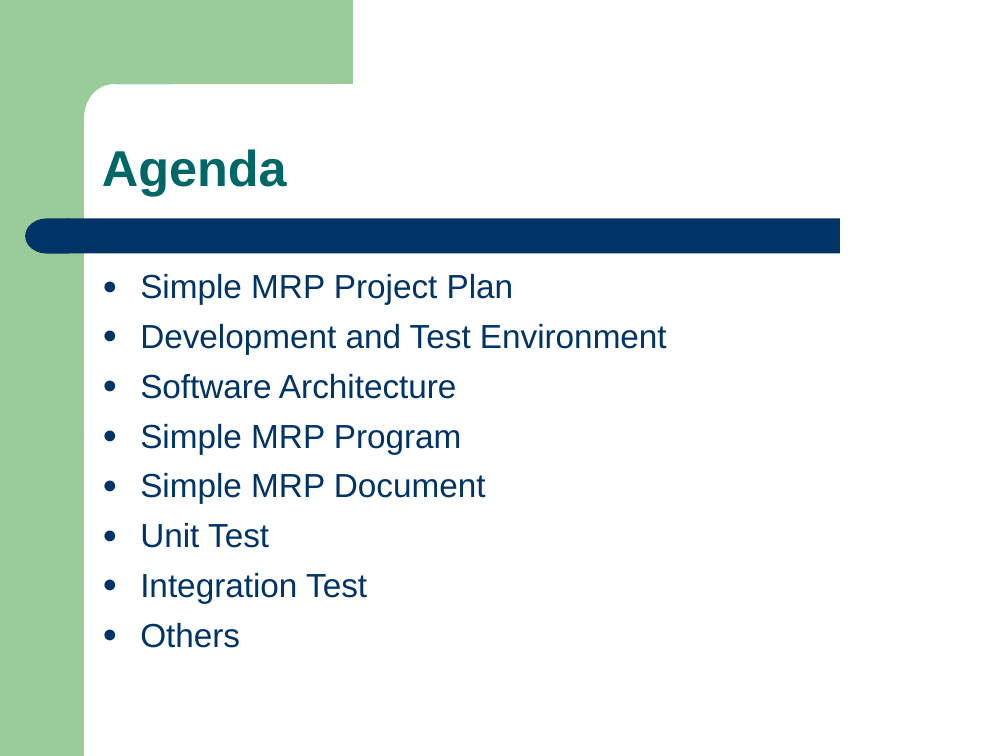
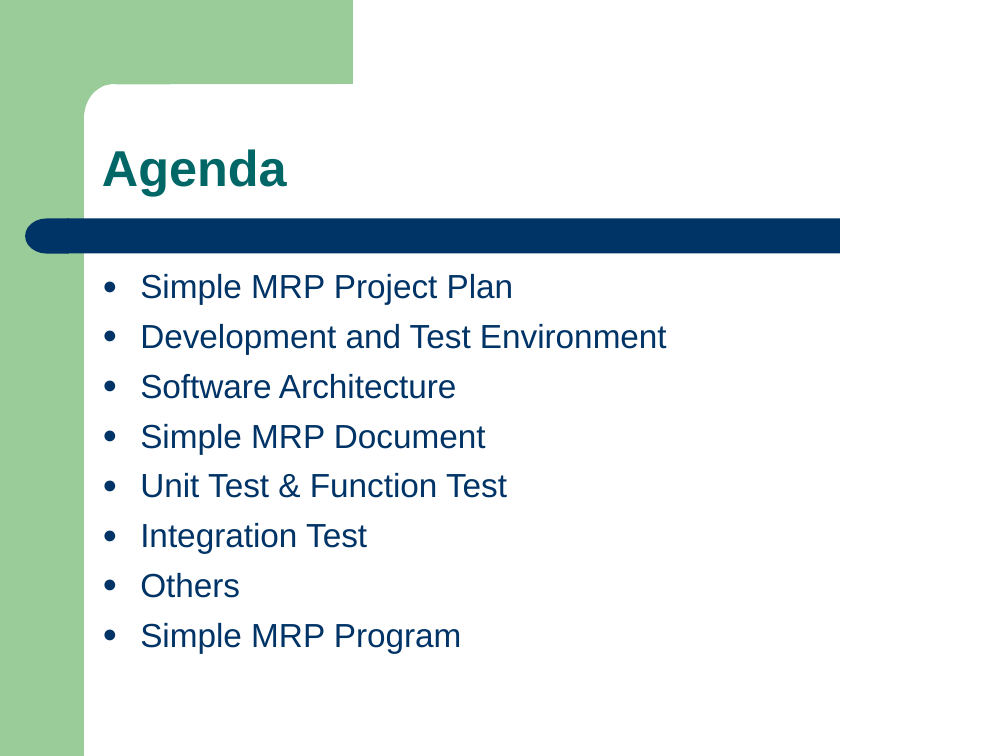
Before and after one commit to eseawind/simple-mrp, a slide deck: slide 3 of simple-mrp-doc/Simple_MRP_Present_V1.3_Final.ppt. Drawn at 1008x756 pixels with LibreOffice and Linux fonts; fonts in the diff are those of the drawing. Boxes give left, top, right and bottom in pixels: in the first picture for what was removed or moved away, otherwise in the second. Text is boxed around its words. In the diff, an @@ line names an element or a change of style, - is before the commit and + after.

```diff
--- a/simple-mrp-doc/Simple_MRP_Present_V1.3_Final.ppt
+++ b/simple-mrp-doc/Simple_MRP_Present_V1.3_Final.ppt
@@ text at box(140, 424, 462, 454): paragraph removed @@
-● Simple MRP Program
@@ text at box(140, 473, 507, 498): text changed @@
-● Unit Test
+● Unit Test & Function Test
@@ text at box(140, 623, 462, 653): paragraph added @@
+● Simple MRP Program
```
Also in this commit, not shown: 5 other slides changed, 4 other files.
